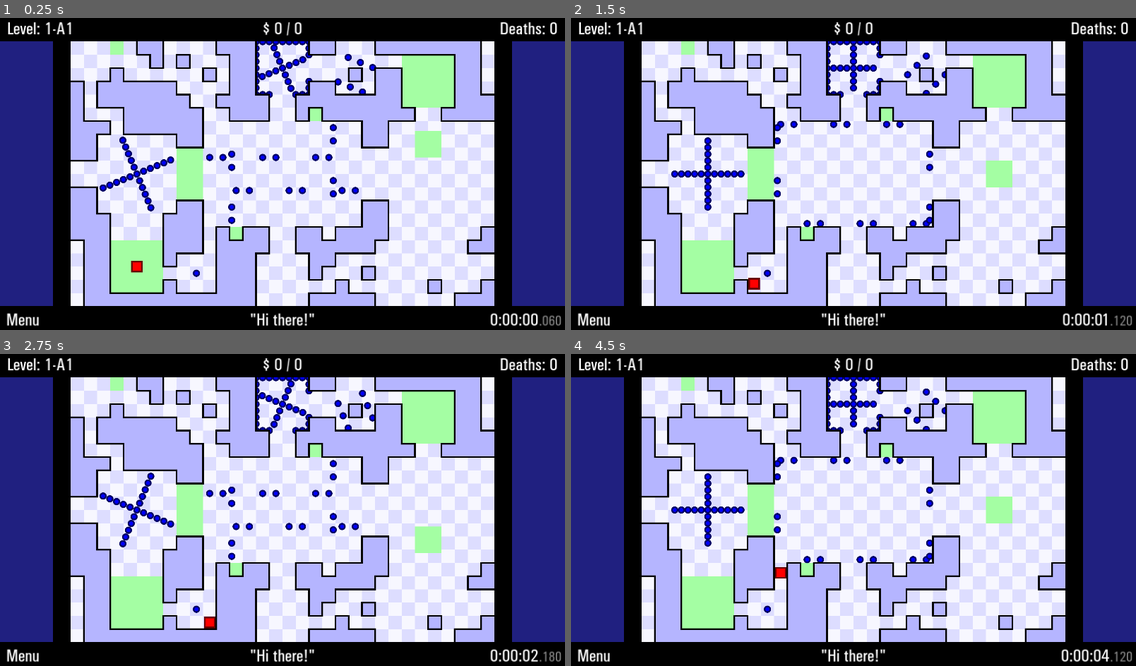
Above: before the commit, frames 1-4 (two rows, left to right).
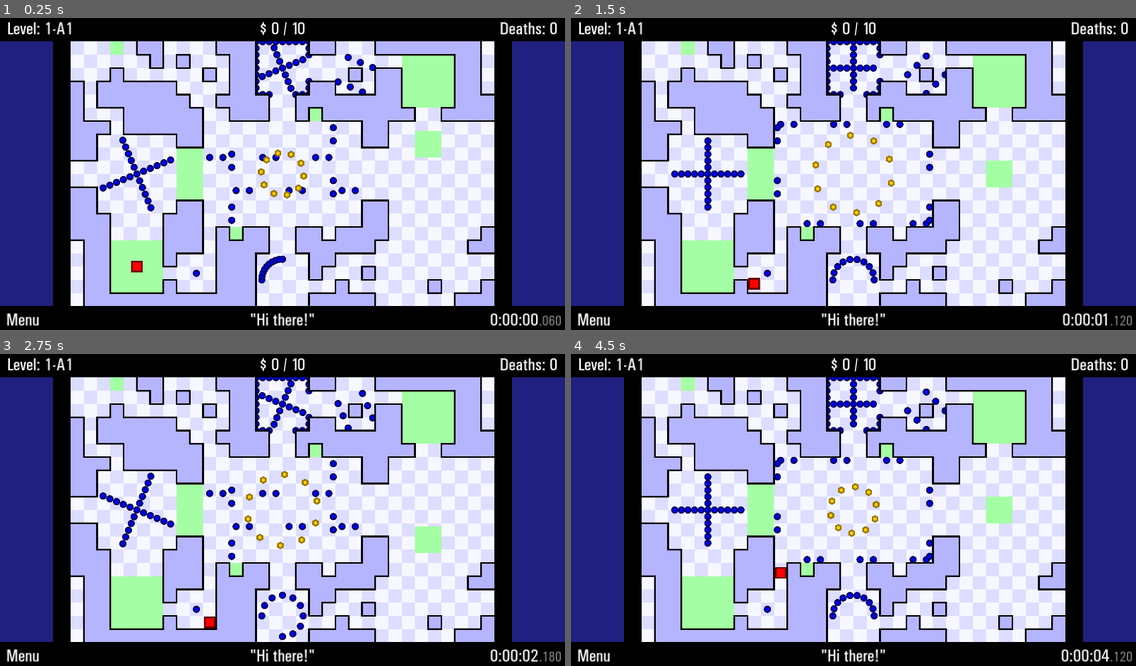
Above: after the commit, the same moments.

Repository: JustVictorGD/TWHG-Remake-Template
Game: Godot game, scene res://main.tscn
The game is run twice, just before and just after one commit, with the same random seed, the same clock (stepped at 60 frames per second) and the same inputs.
Inputs:
- Up to frame 1 (0.25 s): no input
- Up to frame 2 (1.5 s): hold D (right) 0.53-1.28 s; hold S (down) from 1.28 s (still down)
- Up to frame 3 (2.75 s): release S (down) at 2.03 s; hold D (right) from 2.03 s (still down)
- Up to frame 4 (4.5 s): release D (right) at 2.78 s; hold W (up) 2.78-3.53 s; hold A (left) from 3.53 s (still down)

The runs differ from the first frame. In frame 1, 0.6% of the frame differs, in the area x 45-55%, y 1-86%; in frame 2, 0.7%; in frame 3, 0.7%, in the area x 43-57%, y 1-92%; in frame 4, 0.7%.

Commit message:
Added circles

Diff:
--- /dev/null
+++ b/! favorites/circle.tscn
@@ -0,0 +1,13 @@
+[gd_scene load_steps=3 format=3 uid="uid://dfobwvq7x8k6i"]
+
+[ext_resource type="Texture2D" uid="uid://ray81isa7cuw" path="res://assets/Blank pixel.png" id="1_2b3mu"]
+[ext_resource type="Script" path="res://scripts/circle.gd" id="1_rj8eg"]
+
+[node name="Circle" type="Node2D"]
+script = ExtResource("1_rj8eg")
+radius = 10.0
+
+[node name="Sprite2D" type="Sprite2D" parent="."]
+modulate = Color(1, 0.501961, 0.227451, 1)
+scale = Vector2(20, 20)
+texture = ExtResource("1_2b3mu")
--- a/levels/level 1/1-b2.tscn
+++ b/levels/level 1/1-b2.tscn
@@ -6,6 +6,7 @@
 [ext_resource type="Script" path="res://! favorites/animation_player.gd" id="4_ujssf"]
 [ext_resource type="PackedScene" uid="uid://d2tu2qgth8he6" path="res://! favorites/blue_enemy.tscn" id="6_i7507"]
 [ext_resource type="PackedScene" uid="uid://d11iiu0r66rbe" path="res://scenes/tile_map.tscn" id="7_mg4fx"]
+[ext_resource type="PackedScene" uid="uid://dfobwvq7x8k6i" path="res://! favorites/circle.tscn" id="7_v8775"]
 
 [sub_resource type="Animation" id="Animation_sswm3"]
 resource_name = "new_animation"
@@ -172,6 +173,57 @@
 "new_animation": SubResource("Animation_hqgiy")
 }
 
+[sub_resource type="Animation" id="Animation_gp2na"]
+resource_name = "new_animation"
+loop_mode = 2
+tracks/0/type = "value"
+tracks/0/imported = false
+tracks/0/enabled = true
+tracks/0/path = NodePath(".:arc_degrees")
+tracks/0/interp = 1
+tracks/0/loop_wrap = true
+tracks/0/keys = {
+"times": PackedFloat32Array(0, 1),
+"transitions": PackedFloat32Array(1, 1),
+"update": 0,
+"values": [0.0, 360.0]
+}
+
+[sub_resource type="Animation" id="Animation_qcsn4"]
+resource_name = "new_animation_2"
+length = 2.0
+loop_mode = 2
+tracks/0/type = "value"
+tracks/0/imported = false
+tracks/0/enabled = true
+tracks/0/path = NodePath(".:scale")
+tracks/0/interp = 1
+tracks/0/loop_wrap = true
+tracks/0/keys = {
+"times": PackedFloat32Array(0, 2),
+"transitions": PackedFloat32Array(-2, -2),
+"update": 0,
+"values": [Vector2(1, 1), Vector2(2, 2)]
+}
+tracks/1/type = "value"
+tracks/1/imported = false
+tracks/1/enabled = true
+tracks/1/path = NodePath(".:rotation")
+tracks/1/interp = 1
+tracks/1/loop_wrap = true
+tracks/1/keys = {
+"times": PackedFloat32Array(0, 2),
+"transitions": PackedFloat32Array(-2, -2),
+"update": 0,
+"values": [0.0, 3.14159]
+}
+
+[sub_resource type="AnimationLibrary" id="AnimationLibrary_lc2xd"]
+_data = {
+"new_animation": SubResource("Animation_gp2na"),
+"new_animation_2": SubResource("Animation_qcsn4")
+}
+
 [node name="1-B2" type="Node2D"]
 script = ExtResource("1_mylxo")
 metadata/_edit_lock_ = true
@@ -580,3 +632,33 @@
 [node name="TileMap" parent="." instance=ExtResource("7_mg4fx")]
 layer_0/tile_data = PackedInt32Array(1310739, 131072, 3, 1245203, 131072, 1, 1310738, 65536, 3, 1245202, 65536, 1, 1310 …(4653 unchanged characters)…
 metadata/_edit_lock_ = true
+
+[node name="Circles" type="Node2D" parent="."]
+
+[node name="Circle" parent="Circles" instance=ExtResource("7_v8775")]
+position = Vector2(768, 864)
+rotation = -3.14159
+radius = 1.5
+object_count = 10
+arc_degrees = 0.0
+full_circle_mode = false
+
+[node name="AnimationPlayer" type="AnimationPlayer" parent="Circles/Circle"]
+libraries = {
+"": SubResource("AnimationLibrary_lc2xd")
+}
+autoplay = "new_animation"
+script = ExtResource("4_ujssf")
+
+[node name="Circle2" parent="Circles" instance=ExtResource("7_v8775")]
+position = Vector2(768, 480)
+radius = 1.5
+object_count = 10
+object_type = 1
+
+[node name="AnimationPlayer" type="AnimationPlayer" parent="Circles/Circle2"]
+libraries = {
+"": SubResource("AnimationLibrary_lc2xd")
+}
+autoplay = "new_animation_2"
+script = ExtResource("4_ujssf")
--- /dev/null
+++ b/scripts/circle.gd
@@ -0,0 +1,49 @@
+extends Node
+## Radius from the circle object, where the objects will be created.
+@export var radius : float = 1
+## Amount of objects, which the circle will create.
+@export var object_count : int = 1
+## Angle of the arc, in which the objects will be created. 360 degrees is a full circle.
+@export var arc_degrees : float = 360
+## Type of object, which the circle will create.
+@export var object_type : obj = obj.ENEMIES
+## If this is false, then there will be an object at the start and at the end of the arc. However, if arc_degrees = 360, then the start and end overlap and the object count looks like it's reduced by 1. Changing this to true will make the circle work like in Edit1 and Edit3.
+@export var full_circle_mode : bool = true
+
+var arc : float
+var children : Array[Node]
+
+enum obj {
+	ENEMIES,
+	COINS
+}
+
+func _ready() -> void:
+
+	GameLoop.animation_update.connect(animation_update)
+
+	# Makes the orange square invisible in-game
+	$Sprite2D.modulate.a = 0
+
+	# Loads the chosen object
+	var object: PackedScene
+	if object_type == obj.ENEMIES:
+		object = preload("res://! favorites/blue_enemy.tscn")
+	elif object_type == obj.COINS:
+		object = preload("res://! favorites/coin.tscn")
+
+	# Creates the objects
+	for i: int in range(object_count):
+		var new_object : Node2D = object.instantiate()
+		add_child(new_object)
+		children.append(new_object)
+
+func animation_update() -> void:
+	arc = deg_to_rad(arc_degrees)
+
+	for i: int in range(children.size()):
+		if children[i] is Node2D:
+			if full_circle_mode:
+				children[i].position = Vector2(50 * radius, 0).rotated(lerp(0.0, arc, float(i) / object_count))
+			else:
+				children[i].position = Vector2(50 * radius, 0).rotated(lerp(0.0, arc, float(i) / (object_count - 1)))
Not shown: 1 places in levels/level 1/1-b2.tscn that only renumber resources
